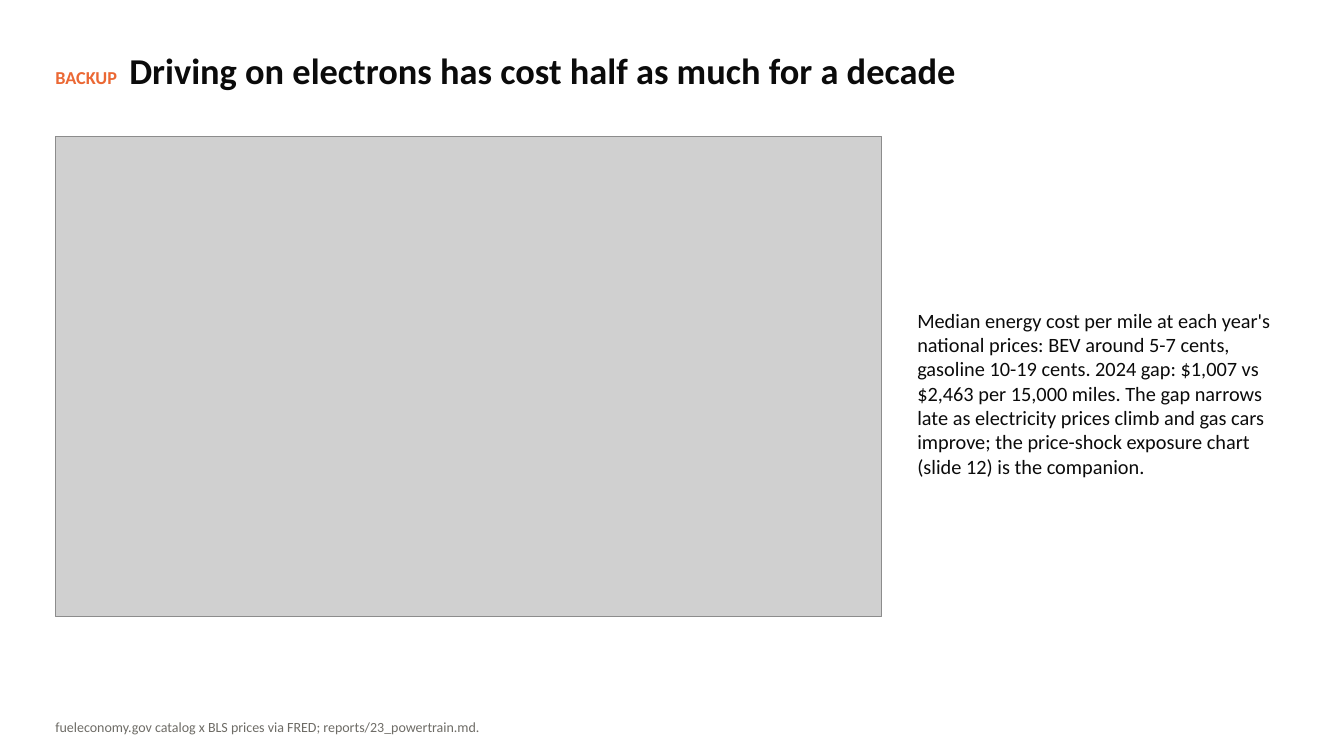
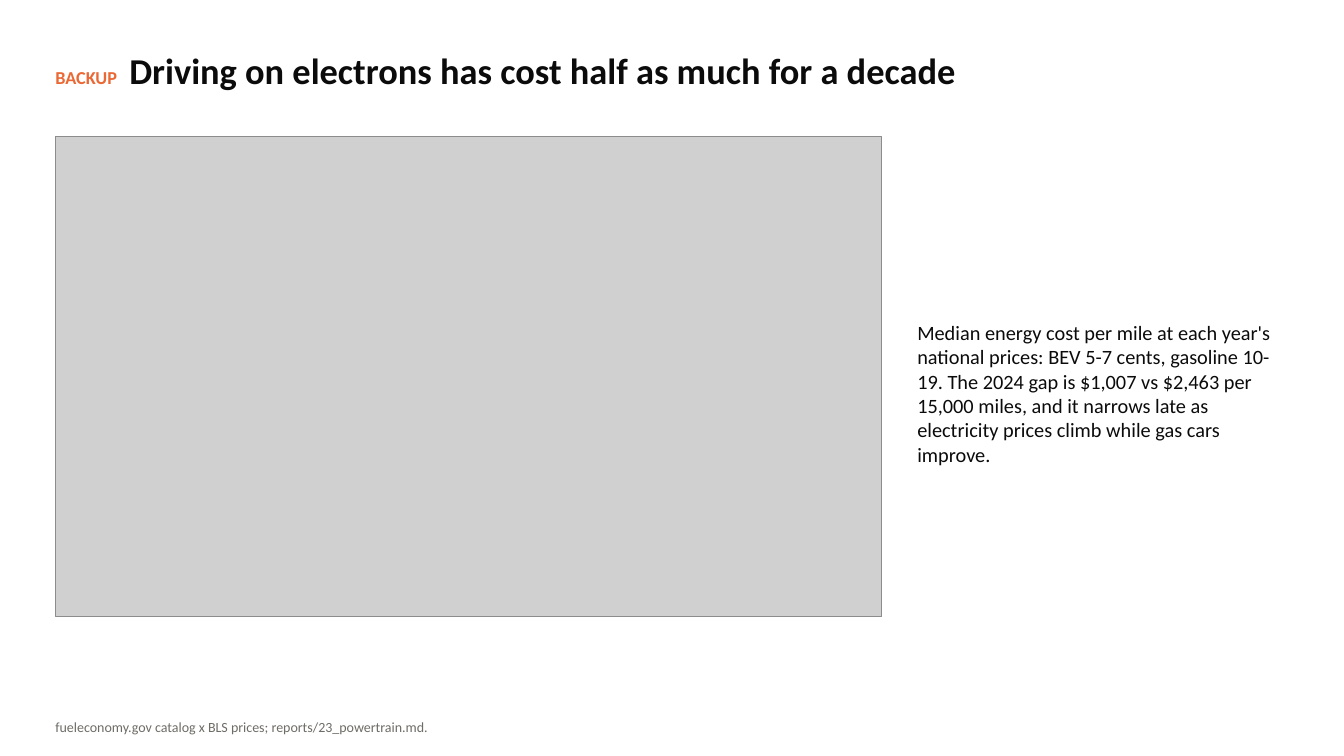
Before and after one commit to SCherwonik/OS3180, a slide deck: slide 26 of MPG Prediction Deck.pptx (slide 19 before the commit). Drawn at 1344x756 pixels with LibreOffice and Linux fonts; fonts in the diff are those of the drawing; grey boxes stand for pictures. Boxes give left, top, right and bottom in pixels: in the first picture for what was removed or moved away, otherwise in the second. Text is boxed around its words. In the diff, an @@ line names an element or a change of style, - is before the commit and + after.

```diff
--- a/MPG Prediction Deck.pptx
+++ b/MPG Prediction Deck.pptx
@@ text at (x1=917, y1=326, x2=1270, y2=466): text changed @@
-Median energy cost per mile at each year's national prices: BEV around 5-7 cents, gasoline 10-19 cents. 2024 gap: $1,007 vs $2,463 per 15,000 miles. The gap narrows late as electricity prices climb and gas cars improve; the price-shock exposure chart (slide 12) is the companion.
+Median energy cost per mile at each year's national prices: BEV 5-7 cents, gasoline 10-19. The 2024 gap is $1,007 vs $2,463 per 15,000 miles, and it narrows late as electricity prices climb while gas cars improve.
@@ text at (x1=55, y1=722, x2=428, y2=735): text changed @@
-fueleconomy.gov catalog x BLS prices via FRED; reports/23_powertrain.md.
+fueleconomy.gov catalog x BLS prices; reports/23_powertrain.md.
```
Also in this commit, not shown: 20 other slides changed, 7 slides added, 3 slides removed, 3 other files.
